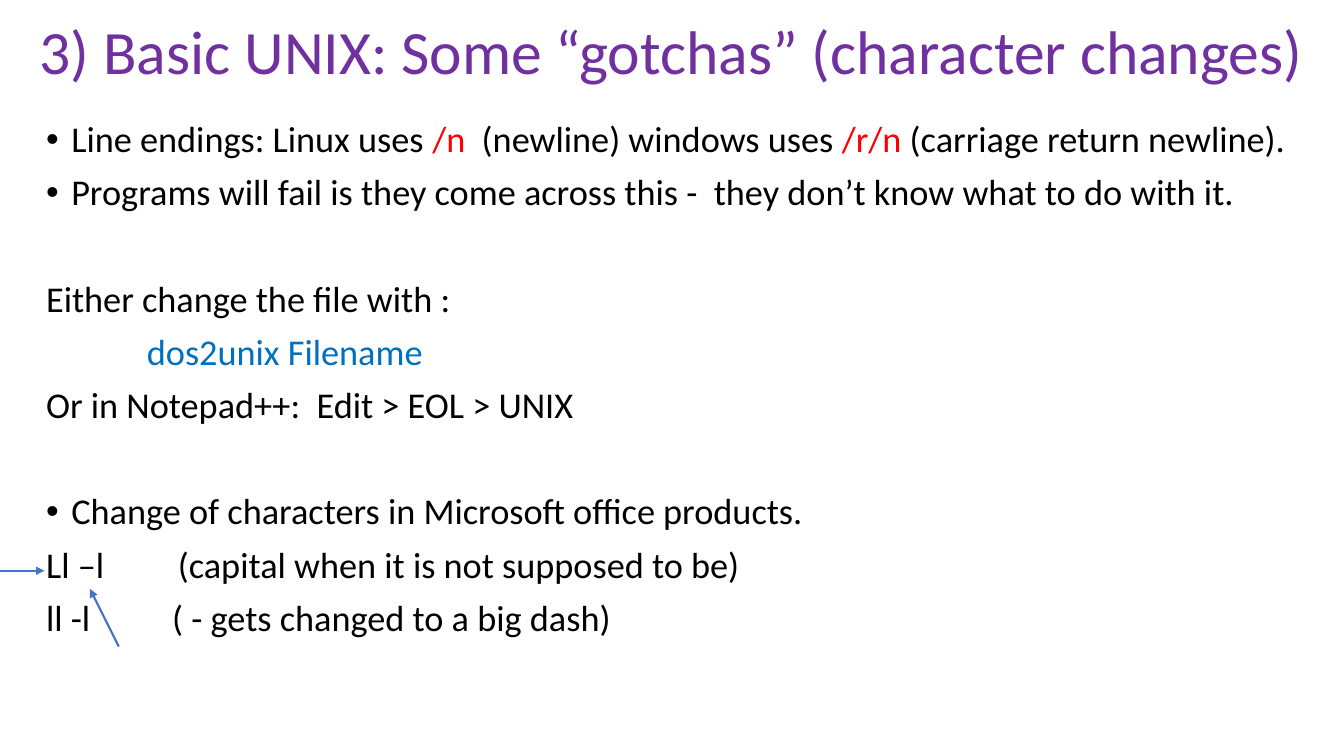
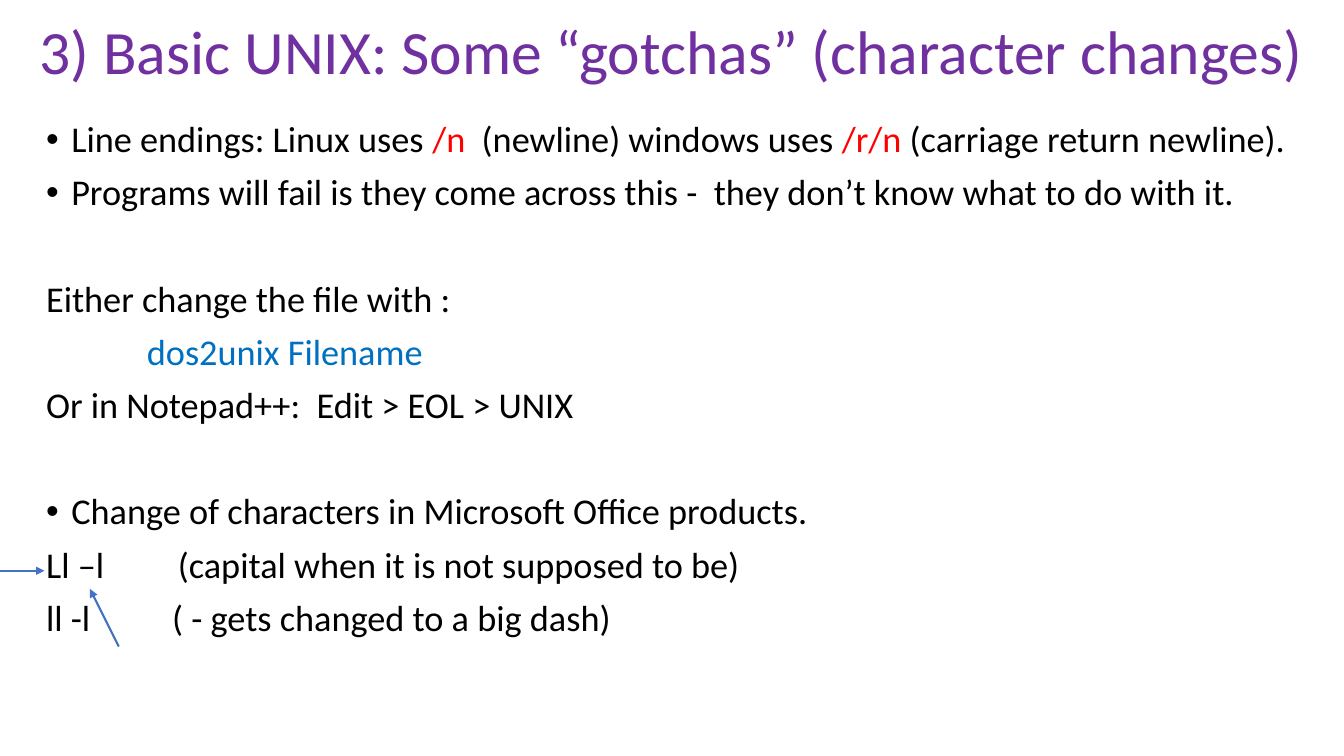
Before and after one commit to peterthorpe5/Sys_admin, a slide deck: slide 12 of cluster_course/powerpoint/3_basic_UNIX.pptx. Drawn at 1344x756 pixels with LibreOffice and Linux fonts; fonts in the diff are those of the drawing. Boxes give left, top, right and bottom in pixels: in the first picture for what was removed or moved away, otherwise in the second. Text is boxed around its words. In the diff, an @@ line names an element or a change of style, - is before the commit and + after.

```diff
--- a/cluster_course/powerpoint/3_basic_UNIX.pptx
+++ b/cluster_course/powerpoint/3_basic_UNIX.pptx
@@ text at (71, 498, 807, 531): text changed @@
-• Change of characters in Microsoft office products.
+• Change of characters in Microsoft Office products.
```
Also in this commit, not shown: 4 other slides changed, 5 other files.
